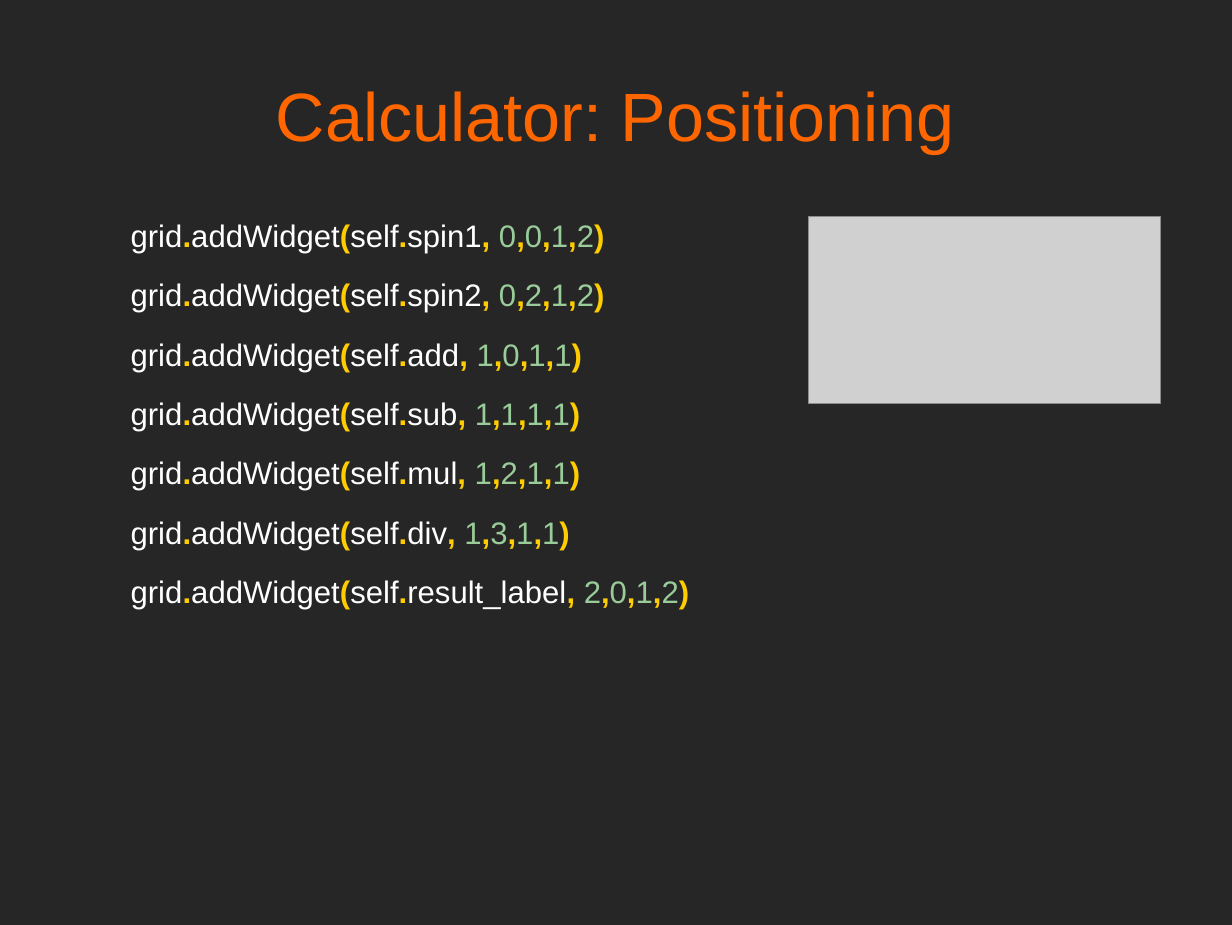
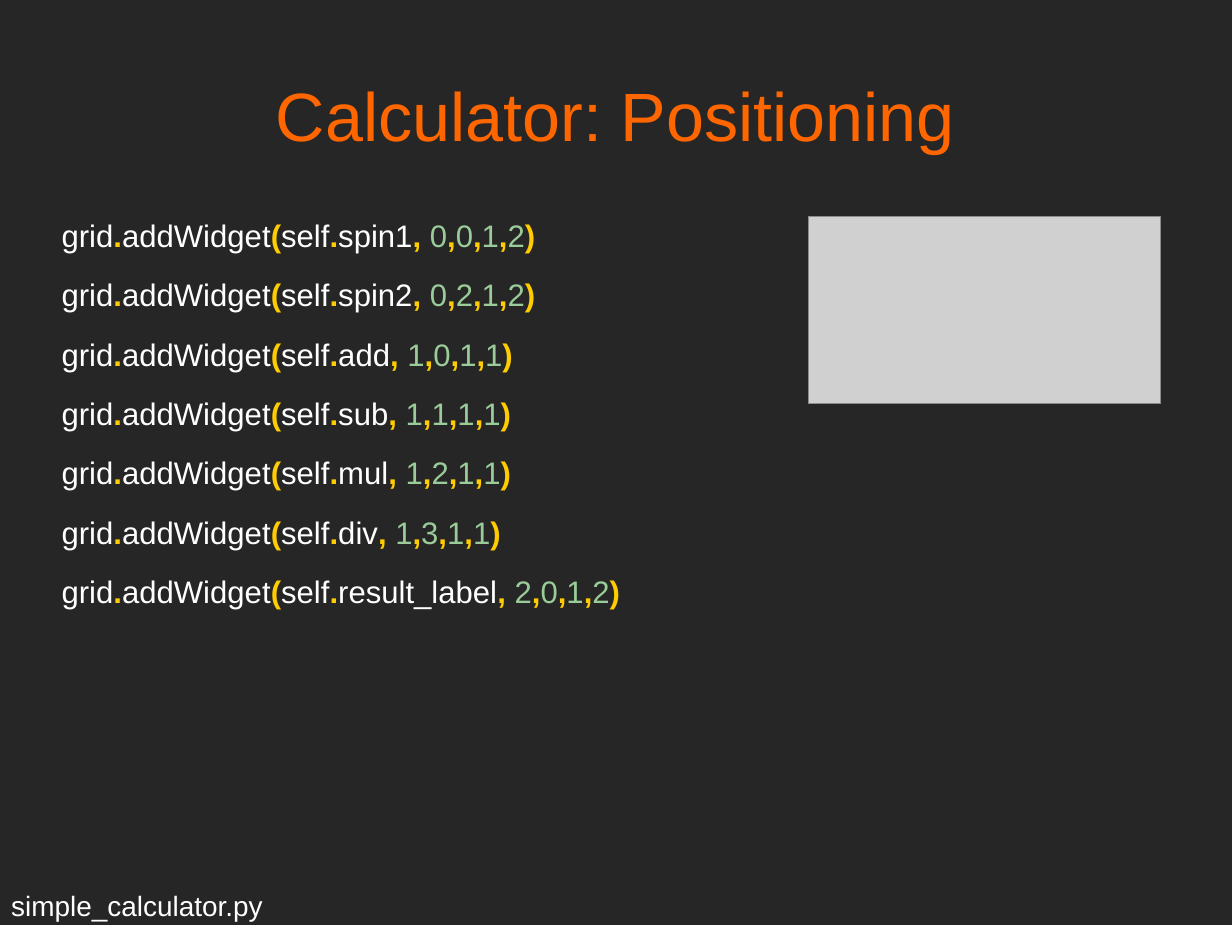
Before and after one commit to mfarhan12/qt-presentation, a slide deck: slide 13 of OPAG QT Presentation.odp. Drawn at 1232x925 pixels with LibreOffice and Linux fonts; fonts in the diff are those of the drawing; grey boxes stand for pictures. Boxes give left, top, right and bottom in pixels: in the first picture for what was removed or moved away, otherwise in the second. Text is boxed around its words. In the diff, an @@ line names an element or a change of style, - is before the commit and + after.

```diff
--- a/OPAG QT Presentation.odp
+++ b/OPAG QT Presentation.odp
@@ text "grid.addWidget(self.spin1, 0,0,1,2)": place and size @@
-text "grid.addWidget(self.spin1, 0,0,1,2)" at (131, 224, 689, 609)
+text "grid.addWidget(self.spin1, 0,0,1,2)" at (62, 224, 620, 609)
@@ text added at (11, 895, 263, 921), 18 pt, text #FFFFFF @@
+simple_calculator.py
```
Also in this commit, not shown: 13 other slides changed, 1 other file.
